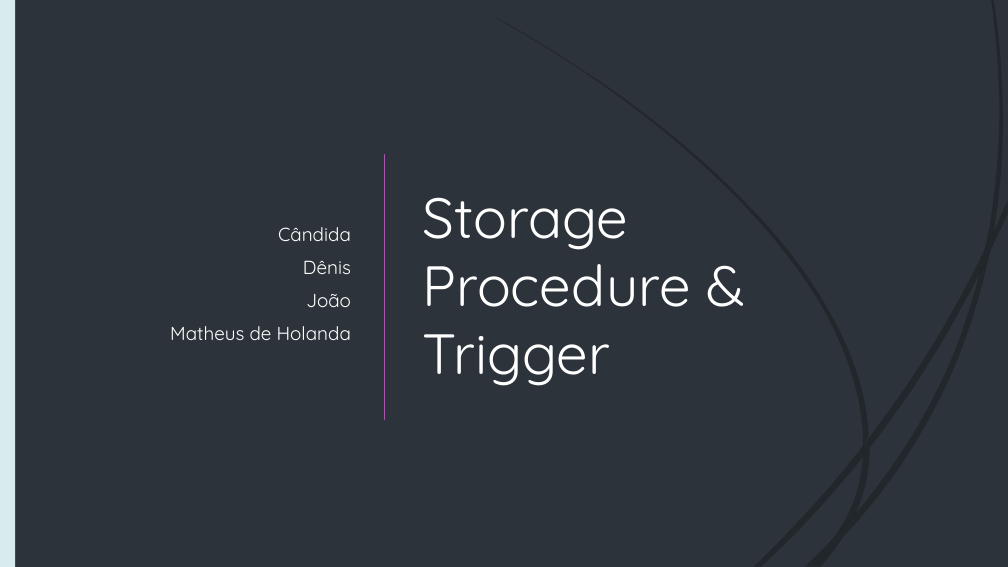
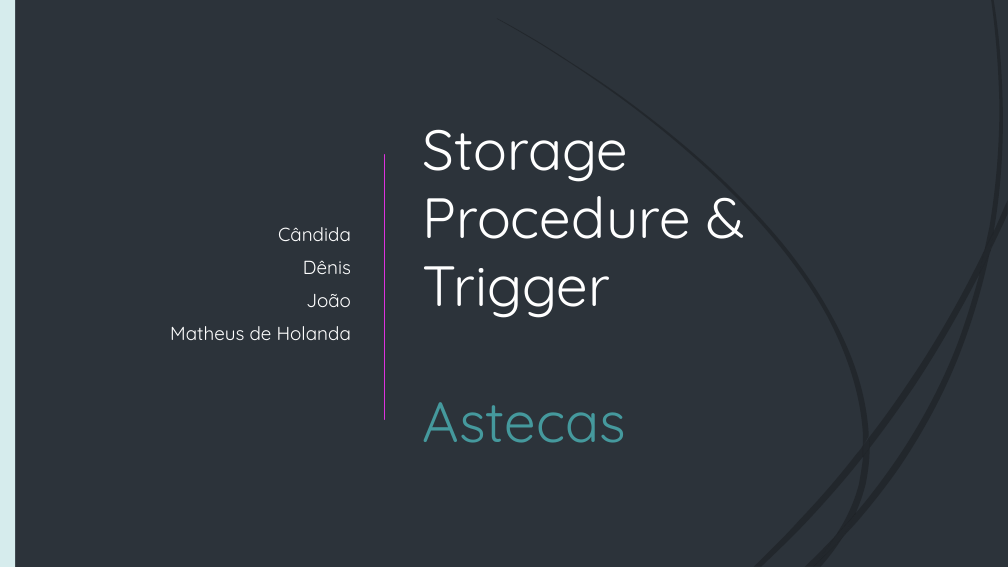
Before and after one commit to MarxSteell/ApStorageProc, a slide deck: slide 1 of Slide.pptx. Drawn at 1008x567 pixels with LibreOffice and Linux fonts; fonts in the diff are those of the drawing. Boxes give left, top, right and bottom in pixels: in the first picture for what was removed or moved away, otherwise in the second. Text is boxed around its words. In the diff, an @@ line names an element or a change of style, - is before the commit and + after.

Commit message:
Alterações no slide e no código de Procedure

```diff
--- a/Slide.pptx
+++ b/Slide.pptx
@@ title at bbox=[423, 129, 691, 443]: text changed @@
-Storage Procedure &
-Trigger
+Storage Procedure &
+Trigger
+Astecas
```
Also in this commit, not shown: 1 other slide changed, 1 other file.
